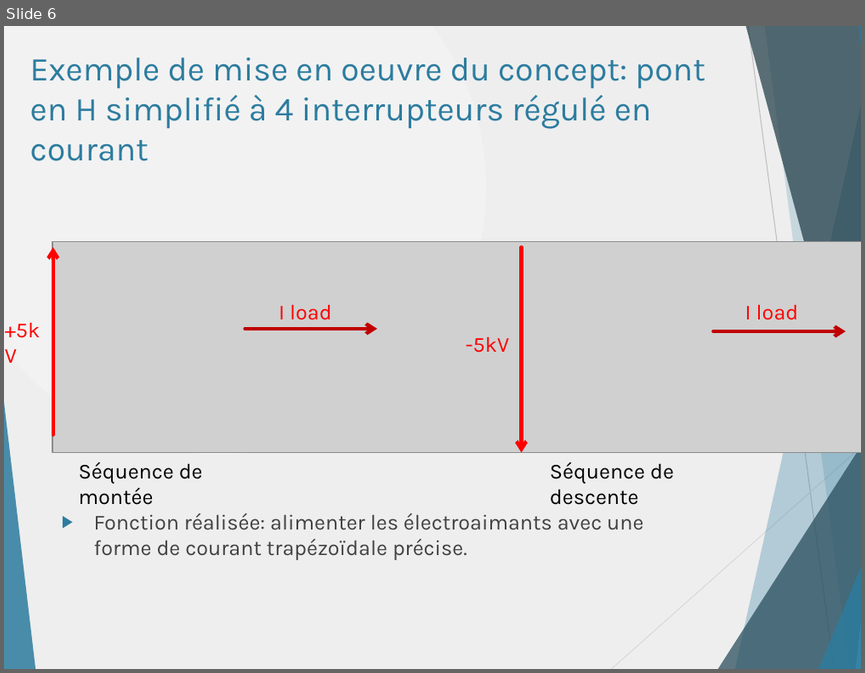
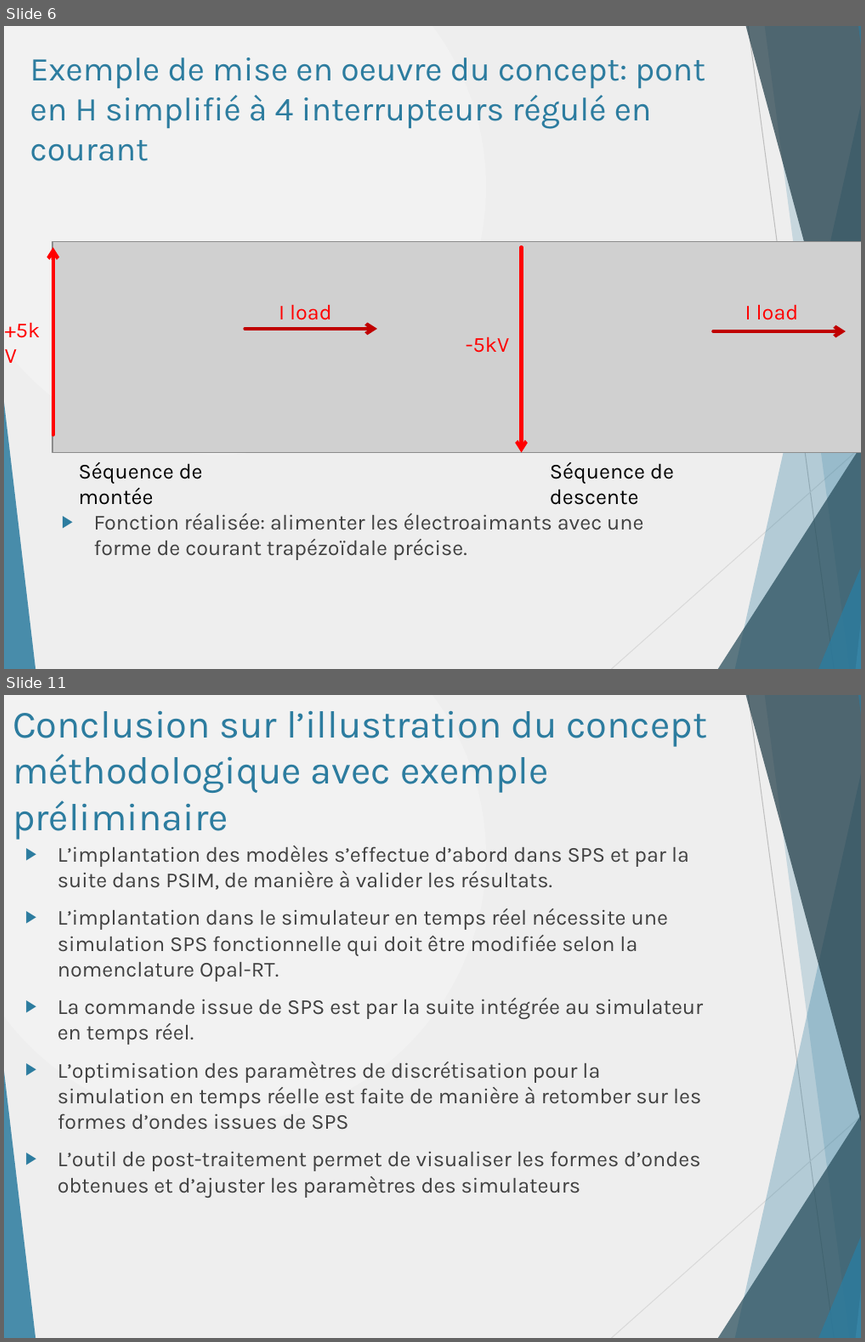
Before and after one commit to danthib76/DesignIV, a slide deck: Remise/Remise 2/Presentation1_corrigee_DT.pptx. Shown one above the other, each under a label of ours: slide 6 before the commit, slides 6 and 11 after it; the slides between them are not shown. The pictures are 865x673 and 865x1342 pixels, drawn with LibreOffice and Linux fonts; fonts in the diff are those of the drawing; grey boxes stand for pictures. Boxes give left, top, right and bottom in pixels: in the first picture for what was removed or moved away, otherwise in the second. Text is boxed around its words. In the diff, an @@ line names an element or a change of style, - is before the commit and + after.

Commit message:
Mise à jour selon commentaires viarouge

```diff
--- a/Remise/Remise 2/Presentation1_corrigee_DT.pptx
+++ b/Remise/Remise 2/Presentation1_corrigee_DT.pptx
@@ slide 11 added at (x1=4, y1=695, x2=861, y2=1338), background gradient #F2F2F2 to #EEEEEE; not listed: 10 template elements that a slide beside it also shows @@
@@ title added at (x1=12, y1=710, x2=707, y2=793), 32.4 pt, text #2C7C9F @@
+Conclusion sur l’illustration du concept méthodologique avec exemple préliminaire
@@ text added at (x1=58, y1=845, x2=703, y2=1197), 18 pt, text #404040 @@
+▶ L’implantation des modèles s’effectue d’abord dans SPS et par la suite dans PSIM, de manière à valider les résultats.
+▶ L’implantation dans le simulateur en temps réel nécessite une simulation SPS fonctionnelle qui doit être modifiée selon la nomenclature Opal-RT.
+▶ La commande issue de SPS est par la suite intégrée au simulateur en temps réel.
+▶ L’optimisation des paramètres de discrétisation pour la simulation en temps réelle est faite de manière à retomber sur les formes d’ondes issues de SPS
+▶ L’outil de post-traitement permet de visualiser les formes d’ondes obtenues et d’ajuster les paramètres des simulateurs
```
Also in this commit, not shown: 3 slides changed, 6 other slides added.
